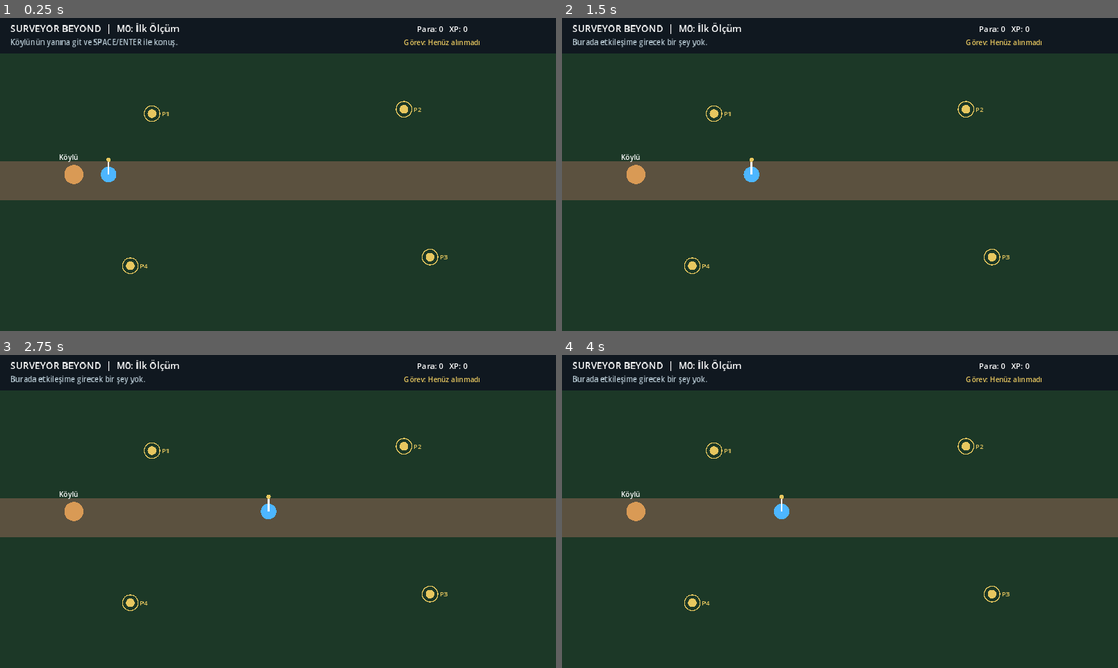
Above: before the commit, frames 1-4 (two rows, left to right).
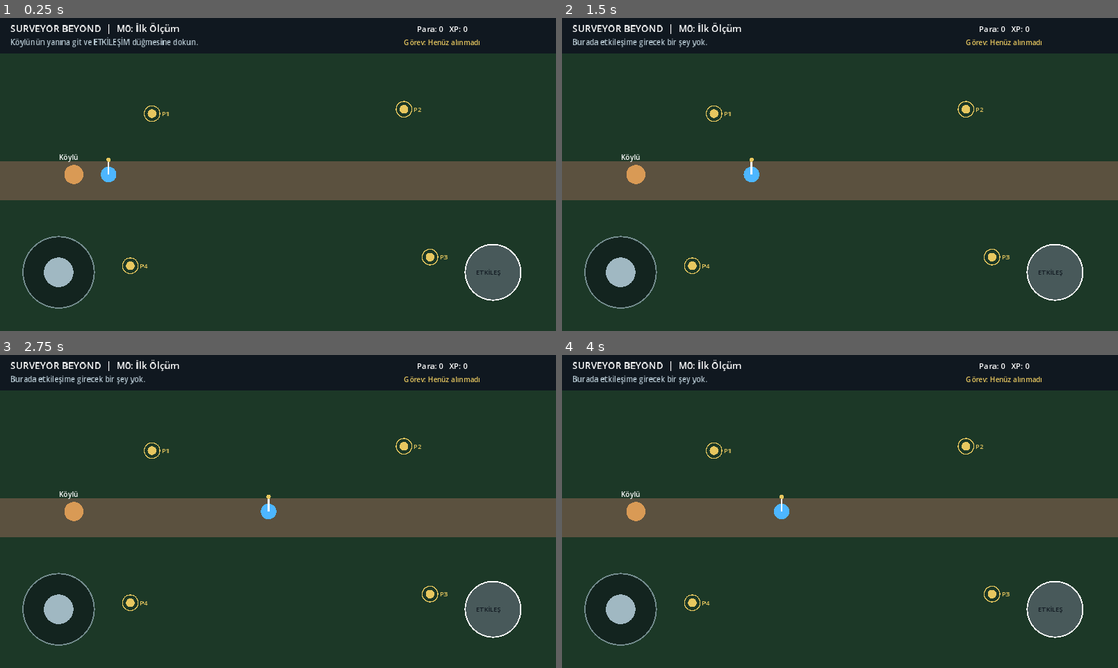
Above: after the commit, the same moments.

Repository: ozgur-oral/SurveyorBeyond
Game: Godot game, scene res://scenes/world/main.tscn
Two runs of this game, one before a commit and one after it. Both use one fixed random seed, a clock stepped at 60 frames per second and the inputs below.
Inputs (mouse positions are in pixels of both pictures, inside the frame that each line leads up to):
- Up to frame 1 (0.25 s): no input
- Up to frame 2 (1.5 s): tap Enter (ui_accept) at 0.5 s; move the mouse to (962, 158) at 0.52 s; hold Right (ui_right) 0.53-1.25 s; hold Enter (ui_accept) 0.53-1.25 s; click (962, 158) at 0.67 s; drag from (728, 190) to (812, 237) at 1.27 s
- Up to frame 3 (2.75 s): tap Enter (ui_accept) at 2 s; move the mouse to (333, 442) at 2.02 s; hold Right (ui_right) from 2.03 s (still down); hold Enter (ui_accept) from 2.03 s (still down)
- Up to frame 4 (4 s): release Right (ui_right) at 2.75 s; release Enter (ui_accept) at 2.75 s; drag from (812, 574) to (673, 464) at 2.77 s; tap Enter (ui_accept) at 3.5 s; move the mouse to (1006, 558) at 3.52 s; hold Left (ui_left) from 3.53 s (still down); hold Enter (ui_accept) from 3.53 s (still down)

The runs differ from the first frame. In frame 1, 2.2% of the frame differs, in the area x 4-94%, y 6-93%; in frame 2, 2.0%; in frame 3, 2.0%; in frame 4, 2.0%.

Commit message:
feat: make touch controls primary for mobile gameplay

Diff:
--- a/scripts/world/main.gd
+++ b/scripts/world/main.gd
@@ -1,15 +1,14 @@
 extends Node2D
 
 const SPEED := 260.0
-const INTERACT_DISTANCE := 65.0
-const TARGET_TOLERANCE := 55.0
+const INTERACT_DISTANCE := 70.0
+const TARGET_TOLERANCE := 58.0
 const NPC_POSITION := Vector2(170, 360)
-const TARGETS: Array[Vector2] = [
-	Vector2(350, 220),
-	Vector2(930, 210),
-	Vector2(990, 550),
-	Vector2(300, 570)
-]
+const JOYSTICK_CENTER := Vector2(135, 585)
+const JOYSTICK_RADIUS := 82.0
+const ACTION_CENTER := Vector2(1135, 585)
+const ACTION_RADIUS := 64.0
+const TARGETS: Array[Vector2] = [Vector2(350, 220), Vector2(930, 210), Vector2(990, 550), Vector2(300, 570)]
 
 enum MissionState { NOT_STARTED, ACTIVE, READY_TO_DELIVER, COMPLETED }
 
@@ -19,22 +18,63 @@
 var mission_state := MissionState.NOT_STARTED
 var money := 0
 var xp := 0
-var status_message := "Köylünün yanına git ve SPACE/ENTER ile konuş."
+var status_message := "Köylünün yanına git ve ETKİLEŞİM düğmesine dokun."
+
+var move_touch_id := -1
+var action_touch_id := -1
+var joystick_knob := JOYSTICK_CENTER
+var touch_move_vector := Vector2.ZERO
 
 func _ready() -> void:
 	queue_redraw()
 
 func _process(delta: float) -> void:
-	var direction := Input.get_vector("ui_left", "ui_right", "ui_up", "ui_down")
-	player_position += direction * SPEED * delta
+	# Keyboard remains available for desktop development, but touch is the primary control.
+	var keyboard_vector := Input.get_vector("ui_left", "ui_right", "ui_up", "ui_down")
+	var direction := touch_move_vector if touch_move_vector.length() > 0.01 else keyboard_vector
+	player_position += direction.normalized() * SPEED * delta
 	player_position.x = clamp(player_position.x, 35.0, 1245.0)
 	player_position.y = clamp(player_position.y, 105.0, 685.0)
 	queue_redraw()
 
-func _unhandled_input(event: InputEvent) -> void:
-	if not event.is_action_pressed("ui_accept"):
-		return
-
+func _input(event: InputEvent) -> void:
+	if event is InputEventScreenTouch:
+		_handle_screen_touch(event)
+	elif event is InputEventScreenDrag:
+		_handle_screen_drag(event)
+	elif event.is_action_pressed("ui_accept"):
+		perform_action()
+
+func _handle_screen_touch(event: InputEventScreenTouch) -> void:
+	if event.pressed:
+		if event.position.distance_to(ACTION_CENTER) <= ACTION_RADIUS * 1.35 and action_touch_id == -1:
+			action_touch_id = event.index
+			perform_action()
+		elif event.position.x < 360.0 and event.position.y > 390.0 and move_touch_id == -1:
+			move_touch_id = event.index
+			_update_joystick(event.position)
+	else:
+		if event.index == move_touch_id:
+			move_touch_id = -1
+			touch_move_vector = Vector2.ZERO
+			joystick_knob = JOYSTICK_CENTER
+		if event.index == action_touch_id:
+			action_touch_id = -1
+	queue_redraw()
+
+func _handle_screen_drag(event: InputEventScreenDrag) -> void:
+	if event.index == move_touch_id:
+		_update_joystick(event.position)
+		queue_redraw()
+
+func _update_joystick(position: Vector2) -> void:
+	var offset := position - JOYSTICK_CENTER
+	if offset.length() > JOYSTICK_RADIUS:
+		offset = offset.normalized() * JOYSTICK_RADIUS
+	joystick_knob = JOYSTICK_CENTER + offset
+	touch_move_vector = offset / JOYSTICK_RADIUS
+
+func perform_action() -> void:
 	if player_position.distance_to(NPC_POSITION) <= INTERACT_DISTANCE:
 		_interact_with_npc()
 	elif mission_state == MissionState.ACTIVE:
@@ -49,9 +89,9 @@
 	match mission_state:
 		MissionState.NOT_STARTED:
 			mission_state = MissionState.ACTIVE
-			status_message = "Görev: Sınır Meselesi — dört sarı köşe noktasını ölç."
+			status_message = "Sınır Meselesi başladı — dört sarı köşe noktasını ölç."
 		MissionState.ACTIVE:
-			status_message = "Önce dört sınır noktasını ölçmelisin."
+			status_message = "Köylü: Önce dört sınır noktasını ölçmelisin."
 		MissionState.READY_TO_DELIVER:
 			mission_state = MissionState.COMPLETED
 			money += 250
@@ -70,15 +110,12 @@
 		if distance < closest_distance:
 			closest_distance = distance
 			closest_index = i
-
 	if closest_index == -1 or closest_distance > TARGET_TOLERANCE:
 		status_message = "Ölçüm için sarı sınır noktasına biraz daha yaklaş."
 		return
-
 	measured_target_indices.append(closest_index)
 	measured_points.append(TARGETS[closest_index])
 	status_message = "P%d ölçüldü. (%d/%d)" % [closest_index + 1, measured_points.size(), TARGETS.size()]
-
 	if measured_points.size() == TARGETS.size():
 		mission_state = MissionState.READY_TO_DELIVER
 		var area := SurveyMath.polygon_area(measured_points)
@@ -86,7 +123,7 @@
 		status_message = "Ölçüm tamam: %.1f m² / %.1f m. Köylüye dön." % [area, perimeter]
 
 func _draw() -> void:
-	# Prototype terrain and road.
+	# Prototype world.
 	draw_rect(Rect2(0, 0, 1280, 720), Color("1c3827"))
 	draw_rect(Rect2(0, 0, 1280, 82), Color("101820"))
 	draw_rect(Rect2(0, 330, 1280, 90), Color("5b513f"))
@@ -97,7 +134,7 @@
 	if player_position.distance_to(NPC_POSITION) <= INTERACT_DISTANCE:
 		draw_circle(NPC_POSITION, INTERACT_DISTANCE, Color("f5d76e"), false, 2.0)
 
-	# Parcel targets.
+	# Survey targets.
 	for i in range(TARGETS.size()):
 		var target := TARGETS[i]
 		var done := i in measured_target_indices
@@ -105,14 +142,12 @@
 		draw_circle(target, 10, marker_color)
 		draw_circle(target, 18, marker_color, false, 2.0)
 		draw_string(ThemeDB.fallback_font, target + Vector2(22, 6), "P%d" % (i + 1), HORIZONTAL_ALIGNMENT_LEFT, -1, 15, marker_color)
-
-	# Correct parcel boundary is shown progressively in target order after measurement.
 	for i in range(measured_points.size() - 1):
 		draw_line(measured_points[i], measured_points[i + 1], Color("55e6a5"), 3.0)
 	if measured_points.size() == TARGETS.size():
 		draw_line(measured_points[-1], measured_points[0], Color("55e6a5"), 3.0)
 
-	# Player placeholder and survey pole.
+	# Player.
 	draw_circle(player_position, 18, Color("4db6ff"))
 	draw_line(player_position, player_position + Vector2(0, -30), Color.WHITE, 4.0)
 	draw_circle(player_position + Vector2(0, -34), 5, Color("e7c75f"))
@@ -121,9 +156,36 @@
 	draw_string(ThemeDB.fallback_font, Vector2(24, 32), "SURVEYOR BEYOND  |  M0: İlk Ölçüm", HORIZONTAL_ALIGNMENT_LEFT, -1, 22, Color.WHITE)
 	draw_string(ThemeDB.fallback_font, Vector2(24, 62), status_message, HORIZONTAL_ALIGNMENT_LEFT, -1, 17, Color("b7c9d3"))
 	draw_string(ThemeDB.fallback_font, Vector2(960, 32), "Para: %d   XP: %d" % [money, xp], HORIZONTAL_ALIGNMENT_LEFT, -1, 18, Color.WHITE)
-
-	var mission_text := _mission_label()
-	draw_string(ThemeDB.fallback_font, Vector2(930, 62), mission_text, HORIZONTAL_ALIGNMENT_LEFT, -1, 16, Color("e7c75f"))
+	draw_string(ThemeDB.fallback_font, Vector2(930, 62), _mission_label(), HORIZONTAL_ALIGNMENT_LEFT, -1, 16, Color("e7c75f"))
+
+	# Mobile virtual joystick.
+	draw_circle(JOYSTICK_CENTER, JOYSTICK_RADIUS, Color(0.05, 0.08, 0.10, 0.55))
+	draw_circle(JOYSTICK_CENTER, JOYSTICK_RADIUS, Color(0.75, 0.85, 0.90, 0.55), false, 3.0)
+	draw_circle(joystick_knob, 34, Color(0.75, 0.85, 0.90, 0.82))
+
+	# Context action button.
+	var action_color := Color("55e6a5") if _has_context_action() else Color(0.35, 0.40, 0.43, 0.72)
+	draw_circle(ACTION_CENTER, ACTION_RADIUS, action_color)
+	draw_circle(ACTION_CENTER, ACTION_RADIUS, Color.WHITE, false, 3.0)
+	draw_string(ThemeDB.fallback_font, ACTION_CENTER + Vector2(-39, 6), _action_label(), HORIZONTAL_ALIGNMENT_LEFT, -1, 15, Color("101820"))
+
+func _has_context_action() -> bool:
+	if player_position.distance_to(NPC_POSITION) <= INTERACT_DISTANCE:
+		return true
+	if mission_state == MissionState.ACTIVE:
+		for i in range(TARGETS.size()):
+			if not i in measured_target_indices and player_position.distance_to(TARGETS[i]) <= TARGET_TOLERANCE:
+				return true
+	return false
+
+func _action_label() -> String:
+	if player_position.distance_to(NPC_POSITION) <= INTERACT_DISTANCE:
+		return "KONUŞ"
+	if mission_state == MissionState.ACTIVE:
+		return "ÖLÇ"
+	if mission_state == MissionState.READY_TO_DELIVER:
+		return "TESLİM"
+	return "ETKİLEŞ"
 
 func _mission_label() -> String:
 	match mission_state:
